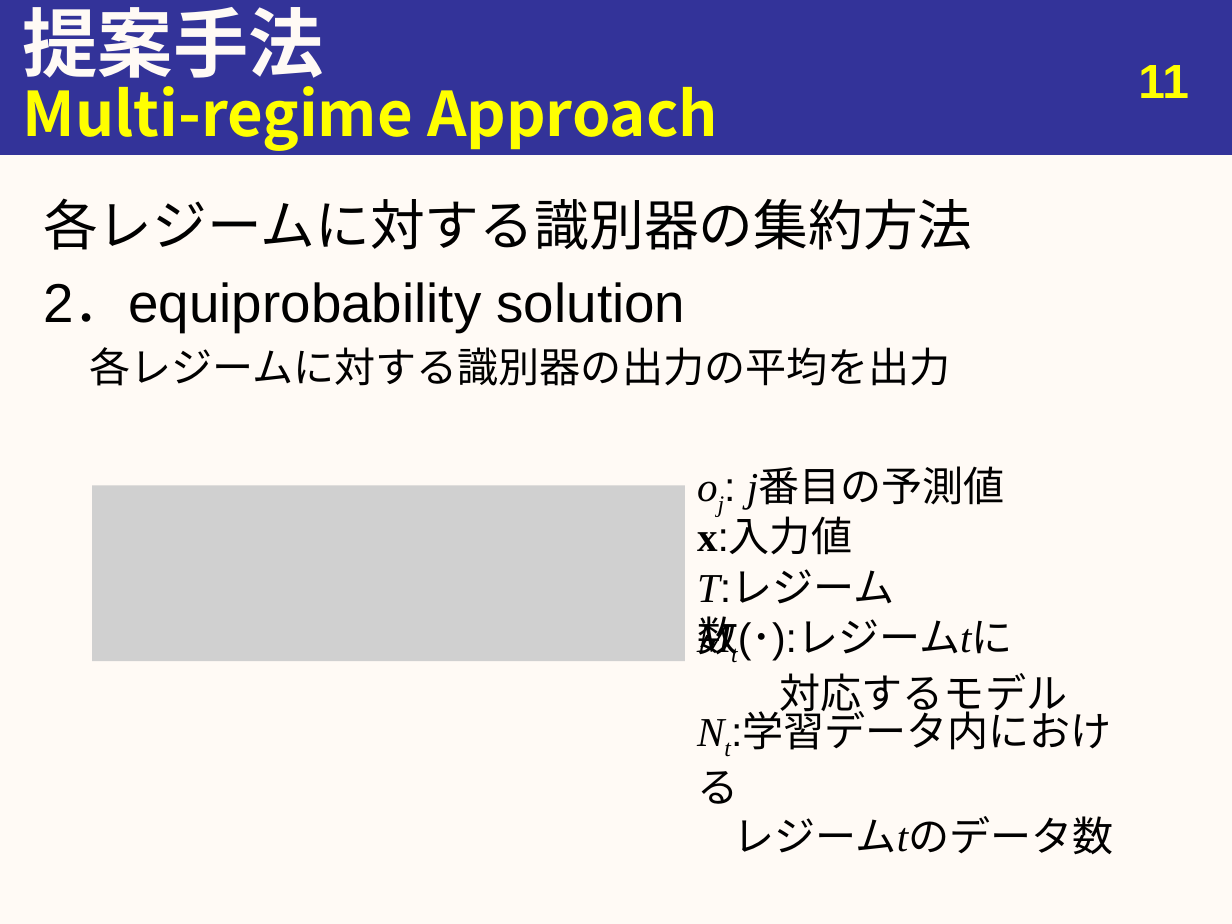
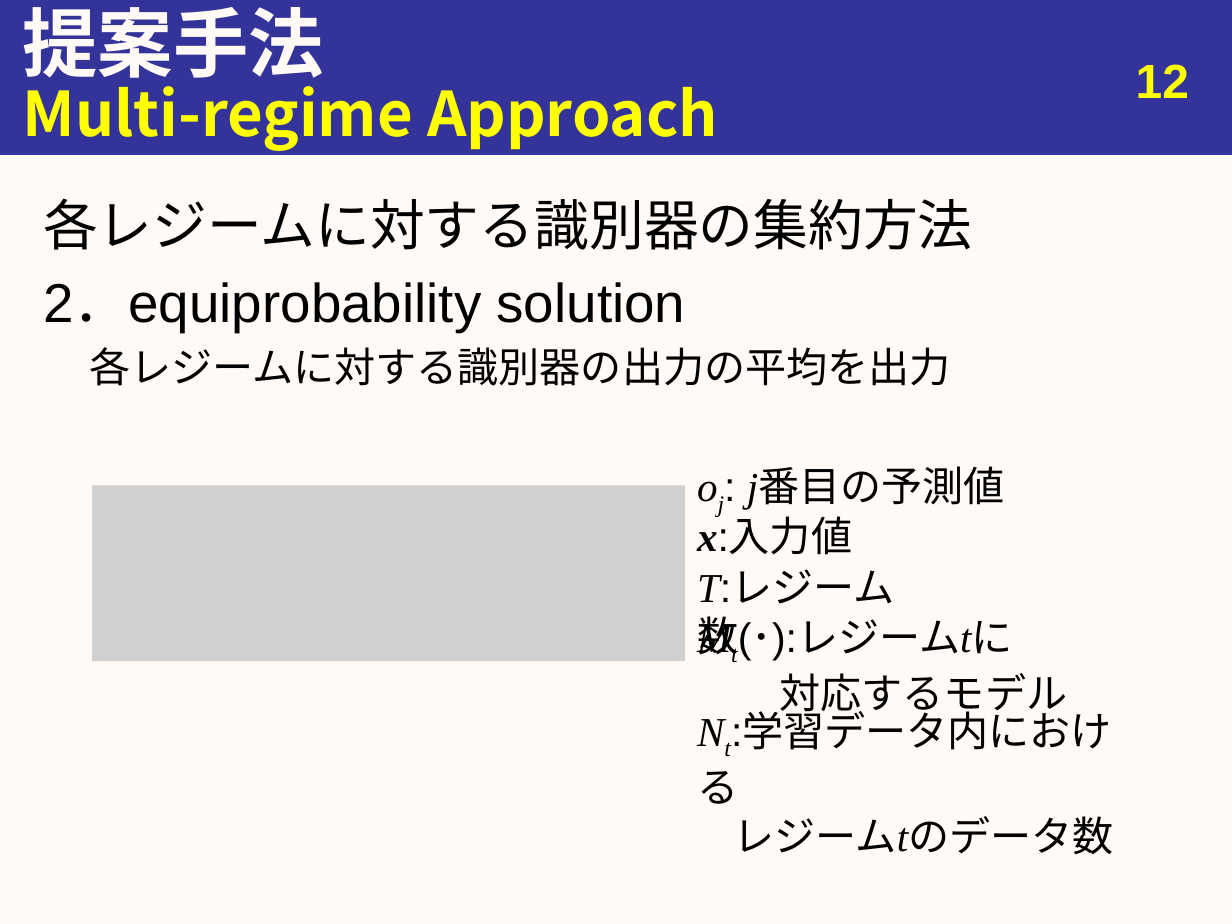
Before and after one commit to youle921/Slide-maintain, a slide deck: slide 12 of slide_0527/20190527_urita_eng.pptx (slide 11 before the commit). Drawn at 1232x924 pixels with LibreOffice and Linux fonts; fonts in the diff are those of the drawing; grey boxes stand for pictures. Boxes give left, top, right and bottom in pixels: in the first picture for what was removed or moved away, otherwise in the second. Text is boxed around its words. In the diff, an @@ line names an element or a change of style, - is before the commit and + after.

```diff
--- a/slide_0527/20190527_urita_eng.pptx
+++ b/slide_0527/20190527_urita_eng.pptx
@@ page number at bbox=[1136, 64, 1189, 98]: text changed @@
-11
+12
@@ text "x:入力値" at bbox=[697, 519, 852, 555]: italic on in "x:入力値" @@
```
Also in this commit, not shown: 2 other slides changed, 2 slides added, 6 other files.
